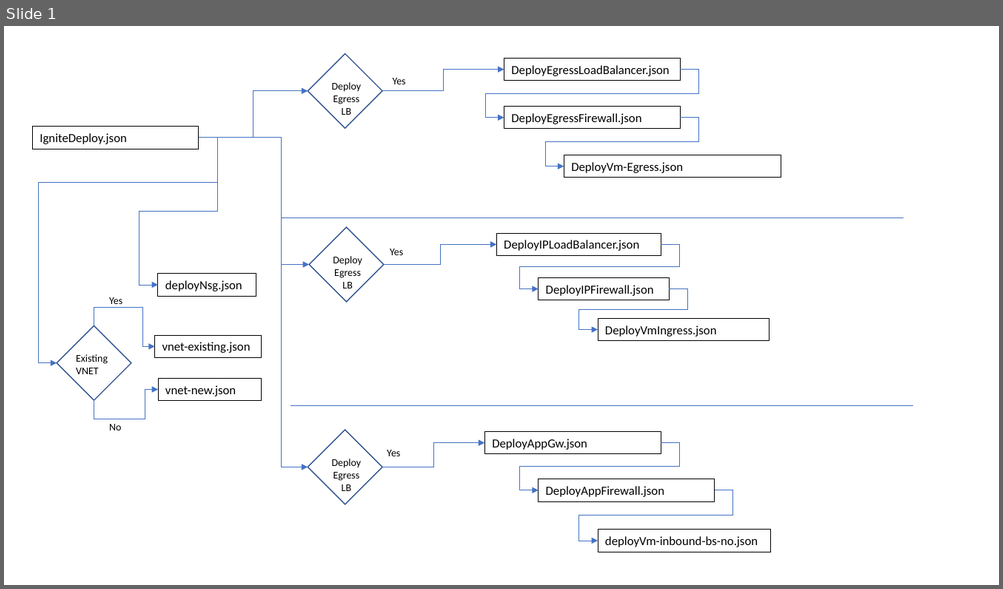
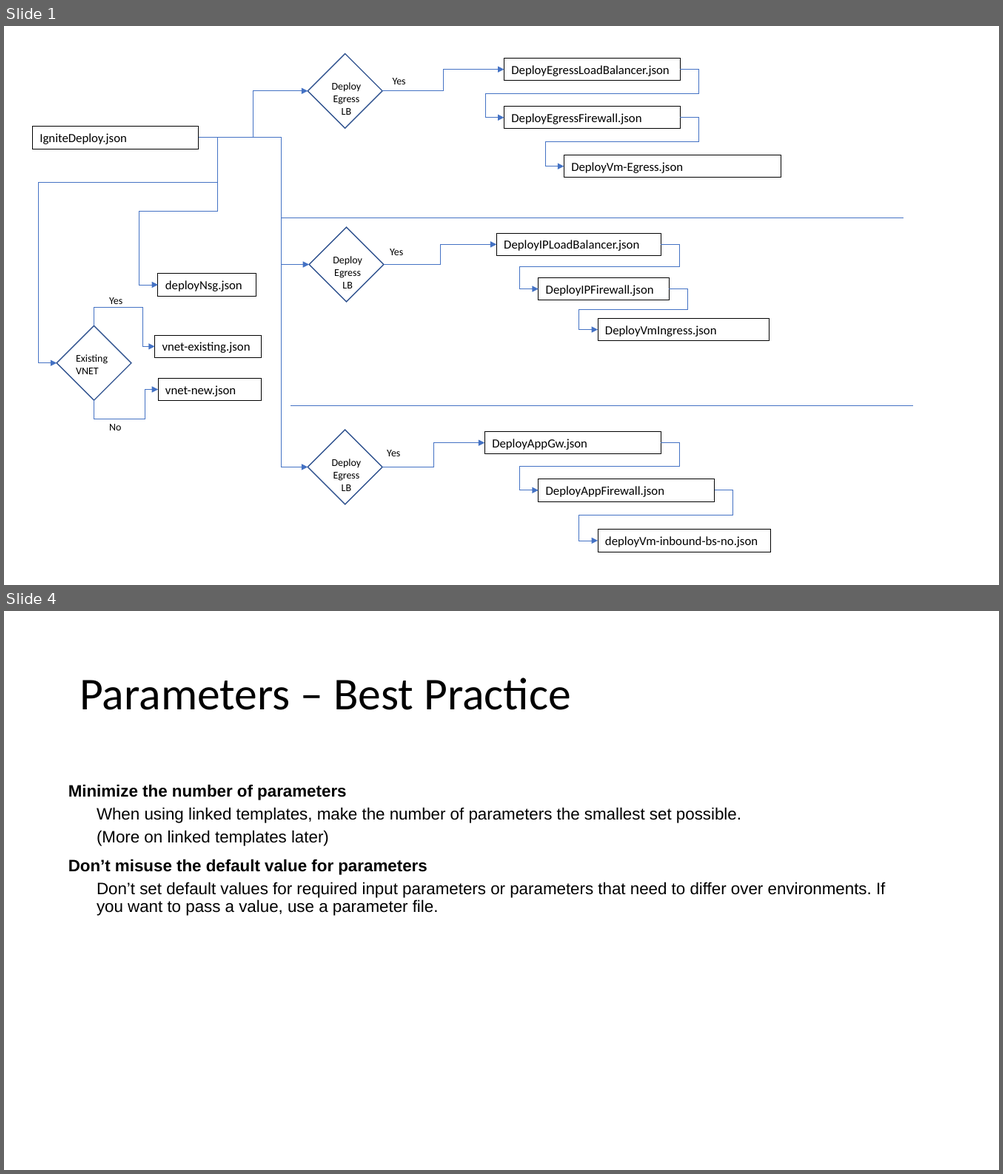
Before and after one commit to jharris10/azure-svcs-hub, a slide deck: template structure.pptx. Shown one above the other, each under a label of ours: slide 1 before the commit, slides 1 and 4 after it; the slides between them are not shown. The pictures are 1003x589 and 1003x1174 pixels, drawn with LibreOffice and Linux fonts; fonts in the diff are those of the drawing. Boxes give left, top, right and bottom in pixels: in the first picture for what was removed or moved away, otherwise in the second. Text is boxed around its words. In the diff, an @@ line names an element or a change of style, - is before the commit and + after.

```diff
--- a/template structure.pptx
+++ b/template structure.pptx
@@ slide 4 added at <box>4,611,999,1170</box>, background #FFFFFF @@
@@ title added at <box>79,678,570,710</box>, 44 pt, text #000000 @@
+Parameters – Best Practice
@@ text added at <box>68,784,885,916</box>, 16 pt, text #000000 @@
+Minimize the number of parameters
+  When using linked templates, make the number of parameters the smallest set possible.
+  (More on linked templates later)
+Don’t misuse the default value for parameters
+  Don’t set default values for required input parameters or parameters that need to differ over environments. If you want to pass a value, use a parameter file.
```
Also in this commit, not shown: 10 other slides added.
